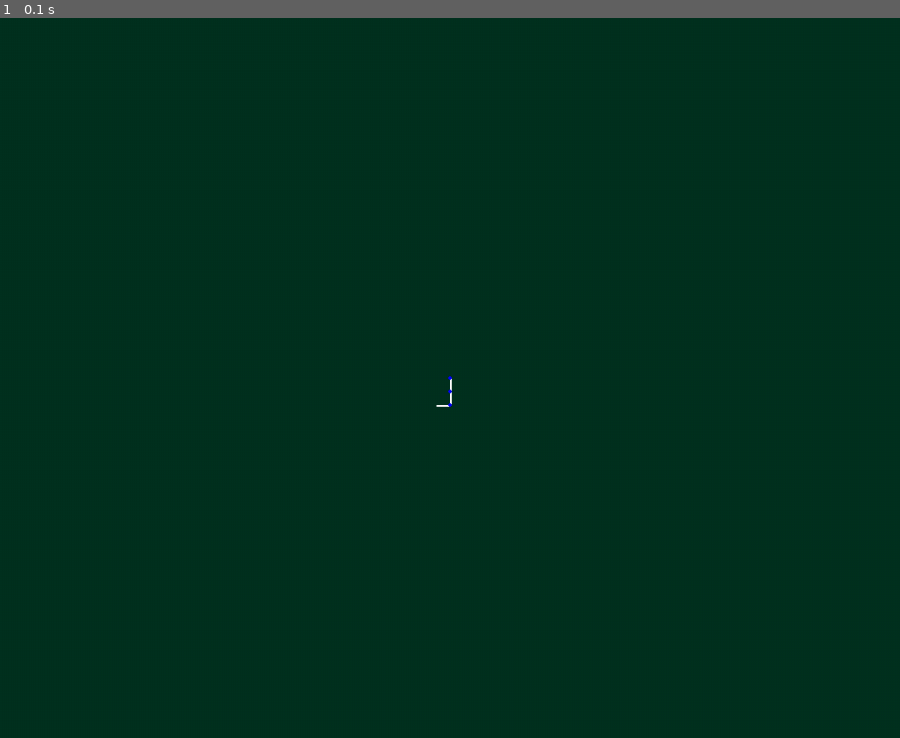
Above: before the commit, frame 1.
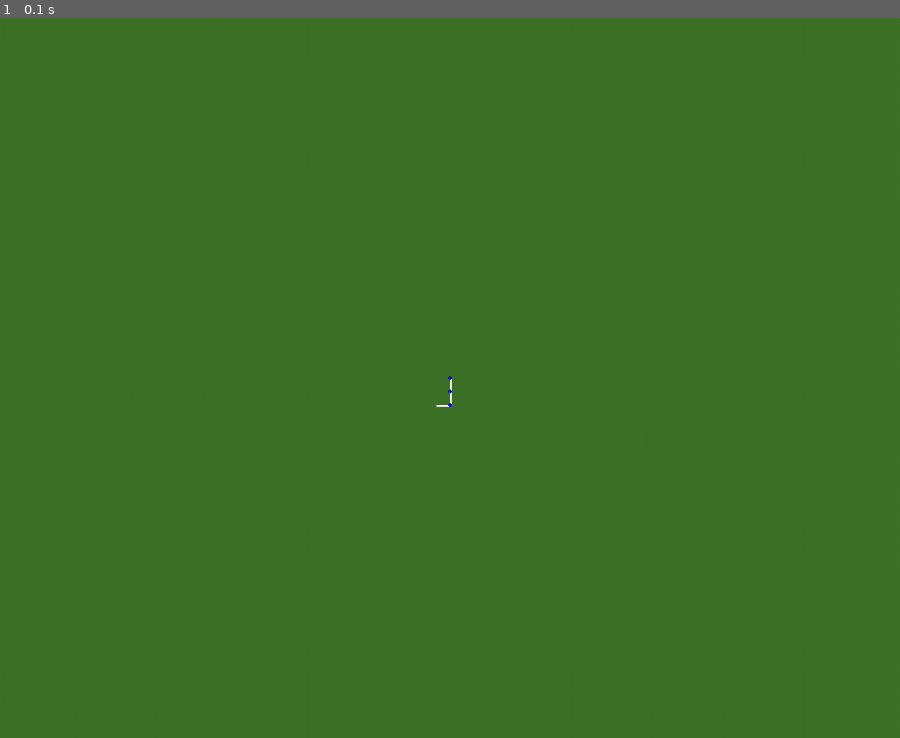
Above: after the commit, the same moment.

Repository: pauloqt/Procedural-L-System-City-Generator-with-Shortest-Path-Finder-using-Ant-Colony-Optimization-ACO-
Game: pygame game, started from main.py
Two runs of this game, one before a commit and one after it. Both use one fixed random seed, a clock stepped at 60 frames per second and the inputs below.
Inputs:
- Up to frame 1 (0.1 s): type "1 (at the terminal prompt)" at 0 s

The runs differ from the first frame. In frame 1, 100% of the frame differs, in the area x 0-100%, y 0-100%.

Commit message:
Added comments

Diff:
--- a/main.py
+++ b/main.py
@@ -8,7 +8,7 @@
 WHITE = (255, 255, 255)
 RED = (255, 0, 0)
 BLUE = (0, 0, 255)
-GREEN = (1, 50, 32)
+GREEN = (61, 114, 40)
 
 # Define the axiom and production rules
 axiom = "X"
--- a/main2.py
+++ b/main2.py
@@ -9,8 +9,7 @@
 WHITE = (255, 255, 255)
 RED = (255, 0, 0)
 BLUE = (0, 0, 255)
-GREEN = (1, 50, 32)
-
+GREEN = (61, 114, 40)
 
 # Define the axiom and production rules
 axiom = "X"
@@ -33,89 +32,91 @@
 
 # Define the function to draw the l-system
 def draw_lsystem(sequence, step_size, surface):
-    stack = []
-    nodes = []
+    stack = [] # storage of the current direction and angle of the turtle para ma-remember kapag babalikan.
+    nodes = [] # storage of the nodes (each move forward represents 1 node)
     edges = []
     x, y = surface.get_width() // 2, surface.get_height() // 2
     angle = 90  # Start facing up
 
     for char in sequence:
-        if char == "F":
+        if char == "F": # move forward
             dx = step_size * math.cos(angle * math.pi / 180)
             dy = step_size * math.sin(angle * math.pi / 180)
             new_x, new_y = x + dx, y + dy
             pygame.draw.line(surface, WHITE, (x, y), (new_x, new_y), 2)
             pygame.draw.circle(surface, BLUE, (x, y), 2)
-            nodes.append((new_x, new_y))
+            nodes.append((new_x, new_y)) # add the node to the node list
             edges.append(((x, y), (new_x, new_y)))
             x, y = new_x, new_y
-        elif char == "+":
+        elif char == "+": # Rotate turtle 90 degrees right
             angle += 90
-        elif char == "-":
+        elif char == "-": # Rotate turtle 90 degrees left
             angle -= 90
-        elif char == "[":
+        elif char == "[": # Push current position and angle onto the stack ; This means, the turtle will start a new branch (start of a recursion). Ino-note niya para mabalikan
             stack.append((x, y, angle))
-        elif char == "]":
+        elif char == "]": # Pop position and angle from the stack, para babalik siya sa first position ng branch
             x, y, angle = stack.pop()
 
     return nodes, edges
 
 # Generate the string of L-system starting with the axiom
 def generate_lsystem(axiom, rules, iterations):
-    sequence = axiom
-    for _ in range(iterations):
+    sequence = axiom # start the L-System sequence with the axiom
+    for _ in range(iterations): # loop kung ilan ang iteration
         next_sequence = ""
-        for char in sequence:
-            if char in rules:
+        for char in sequence: # mag-loop sa sequence
+            if char in rules: # if ang character na nasa sequence ay key sa prdouction rule (X or F), then mamili ng random rule sa key na yon.
                 next_sequence += random.choice(rules[char])
-            else:
+            else:             # if ang character ay hindi key, like ( +, -, [, ], then skip)
                 next_sequence += char
         sequence = next_sequence
         print(sequence)
     return sequence
 
-def heuristic(a, b):
+def heuristic(a, b): #returns the euclidean distance between 2 nodes
     return math.sqrt((a[0] - b[0]) ** 2 + (a[1] - b[1]) ** 2)
 
 def astar(graph, start, end, nodes):
 
-    if not graph or start == end:
+    if not graph or start == end:   # Early exit condition: if the graph is empty or the start node is the same as the end node, return either the start node or None.
         return [start] if start == end else None
 
-    open_set = []
+    open_set = [] #list of nodes na na-discover (neighboring nodes of current node) na i-evaluate or ika-calculate ang distances para malaman saang neighbor node next na pupunta.
     heapq.heappush(open_set, (0, start))
-    came_from = {}
-    g_score = {node: float('inf') for node in range(len(nodes))}
+    #Initialize 3 dictionaries - came_from, g-_score, f-score
+    came_from = {}  #stores the parent node (kung saan nanggaling na node or previous node) ng each node, para ma-track kung san nanggaling ang nodes once nakarating na sa end node.
+    g_score = {node: float('inf') for node in range(len(nodes))} #Initilizae A dictionary to track the cost of the cheapest path from the start node to each node.
     g_score[start] = 0
-    f_score = {node: float('inf') for node in range(len(nodes))}
+    f_score = {node: float('inf') for node in range(len(nodes))} #initilize a dictionary to track the estimated total cost (g_score + heuristic) from the start node to the goal node via each node.
     f_score[start] = heuristic(nodes[start], nodes[end])
 
     while open_set:
-        current = heapq.heappop(open_set)[1]
-
-        if current == end:
+        current = heapq.heappop(open_set)[1] # removes and returns the element with the smallest f_score from the open set.
+
+        if current == end: # If nahanap na ang end node, reconstruct the path
             path = [current]
-            while current in came_from:
+            while current in came_from: # Traverse back using the came_from dictionary to build the path
                 current = came_from[current]
                 path.append(current)
-            path.reverse()
+            path.reverse() #Reverse the path para makuha ang nodes ng path from start to end.
             return path
 
-        visited = set()
-
+        visited = set() #create a set of visited nodes, para di maulit
+
+        # Explore the neighbors of the current node
         for neighbor, cost in graph[current]:
             if neighbor in visited:
-                continue
-
-            tentative_g_score = g_score[current] + cost
-            if tentative_g_score < g_score[neighbor]:
-                came_from[neighbor] = current
+                continue  # Skip visited nodes
+
+            tentative_g_score = g_score[current] + cost # Calculate the tentative g_score for the neighbor
+            if tentative_g_score < g_score[neighbor]: # If the tentative g_score is better than the current g_score for the neighbor, update the g and f scores and the came_from dictionary
+                came_from[neighbor] = current  # Store the parent node
                 g_score[neighbor] = tentative_g_score
                 f_score[neighbor] = g_score[neighbor] + heuristic(nodes[neighbor], nodes[end])
-                if neighbor not in [i[1] for i in open_set]:
+                if neighbor not in [i[1] for i in open_set]: # If the neighbor is not in the open set, add it to the open set
                     heapq.heappush(open_set, (f_score[neighbor], neighbor))
 
-        visited.add(current)
+        visited.add(current)  # Mark the current node as visited
 
     return None
 
@@ -245,8 +246,7 @@
 # Initialize Pygame
     pygame.display.set_caption("L-System City Generator")
     clock = pygame.time.Clock()
-# Create a larger surface for drawing
-    surface_width, surface_height = 2500, 2500
+    surface_width, surface_height = 3000, 3000
     surface = pygame.Surface((surface_width, surface_height))
     surface.fill(GREEN)
 
@@ -259,16 +259,19 @@
     sequence = generate_lsystem(axiom, rules, iterations)
     nodes, edges = draw_lsystem(sequence, step_size=15, surface=surface)
 
-    # Initialize Shortest Path
+    #----------------------------------------------------Initialize Shortest Path-----------------------------------------------------------
+    # Create adjacency list - a graph where naka-list lahat ng nodes and its neighboring/adjacent nodes and its euclidean distance to that node.
     n_nodes = len(nodes)
-    graph = {i: [] for i in range(n_nodes)}
-    for (x1, y1), (x2, y2) in edges:
-        if (x1, y1) in nodes and (x2, y2) in nodes:
-            i = nodes.index((x1, y1))
-            j = nodes.index((x2, y2))
-            distance = math.sqrt((x1 - x2) ** 2 + (y1 - y2) ** 2)
-            graph[i].append((j, distance))
+    graph = {i: [] for i in range(n_nodes)} #initialize an empty adjacency list for each node
+    for (x1, y1), (x2, y2) in edges: #mag-loop sa every edge/line segment
+        if (x1, y1) in nodes and (x2, y2) in nodes: #check if yung start and end nodes ng edge ay nasa nodes list
+            i = nodes.index((x1, y1))  # find index of starting node
+            j = nodes.index((x2, y2)) # find index of end node
+            distance = math.sqrt((x1 - x2) ** 2 + (y1 - y2) ** 2) #Calculate the euclidean distance between two nodes using their coordinates
+            graph[i].append((j, distance)) # Add and adjacent node and its distance sa adjacency list
             graph[j].append((i, distance))
+
+    #---------------------------------------------------- Game Loop -----------------------------------------------------------
 
     # Variables for start and end nodes
     start_node = None
@@ -280,33 +283,35 @@
     while running:
         clock.tick(60)  # Limit the frame rate
 
-        for event in pygame.event.get():
+        for event in pygame.event.get(): # mag-loop sa event/action ni user (e.g. clicks, close window)
             if event.type == pygame.QUIT:
                 running = False
             elif event.type == pygame.MOUSEBUTTONDOWN:
                 print("clicked")
                 mouse_x = event.pos[0] + scroll_x
                 mouse_y = event.pos[1] + scroll_y
-                for i, (x, y) in enumerate(nodes):
+                for i, (x, y) in enumerate(nodes):  # Loop through all nodes to find the one closest to the mouse click.
                     distance = ((x - mouse_x) ** 2 + (y - mouse_y) ** 2) ** 0.5
-                    if distance < 10:
+                    if distance < 10:  # radius kung gaano dapat kalapit ang click para ma-detect kung saang node siya
                         if start_node is None:
                             start_node = i
                             pygame.draw.circle(surface, RED, (x, y), 5)
                             print("Click the end node")
-                        elif end_node is None and i != start_node:
+                        elif end_node is None and i != start_node:  # Check if the clicked node is not the same as the start node
                             end_node = i
                             pygame.draw.circle(surface, RED, (x, y), 5)
                             print(f"Shortest path from node {start_node} to node {end_node}")
 
+                            # Run A* to find the shortest path
                             shortest_path = astar(graph, start_node, end_node, nodes)
                             if shortest_path:
                                 print("Shortest path found:", shortest_path)
-                                for node in range(len(shortest_path) - 1):
+                                for node in range(len(shortest_path) - 1): #Loop to draw line from current node to next node until all the nodes in shortest path is drawn
                                     node_a = nodes[shortest_path[node]]
                                     node_b = nodes[shortest_path[node + 1]]
                                     pygame.draw.line(surface, RED, node_a, node_b, 2)
 
+                            # Reset start_node and end_node to None for the next selection
                             start_node = None
                             end_node = None
 
@@ -314,12 +319,15 @@
                             print("Start and end nodes cannot be the same. Please click another node for the end node.")
                         break
 
+
             elif event.type == pygame.MOUSEWHEEL:
                 scroll_x += event.x * 50
                 scroll_y += event.y * 50
+                # Clamp scroll_x and scroll_y within the bounds of the surface
                 scroll_x = max(min(scroll_x, surface_width - screen_width), 0)
                 scroll_y = max(min(scroll_y, surface_height - screen_height), 0)
 
+        # Draw the portion of the surface onto the screen
         screen_rect = pygame.Rect(scroll_x, scroll_y, screen_width, screen_height)
         surface_sub = surface.subsurface(screen_rect)
         scaled_surface = pygame.transform.scale(surface_sub, (screen_width, screen_height))
